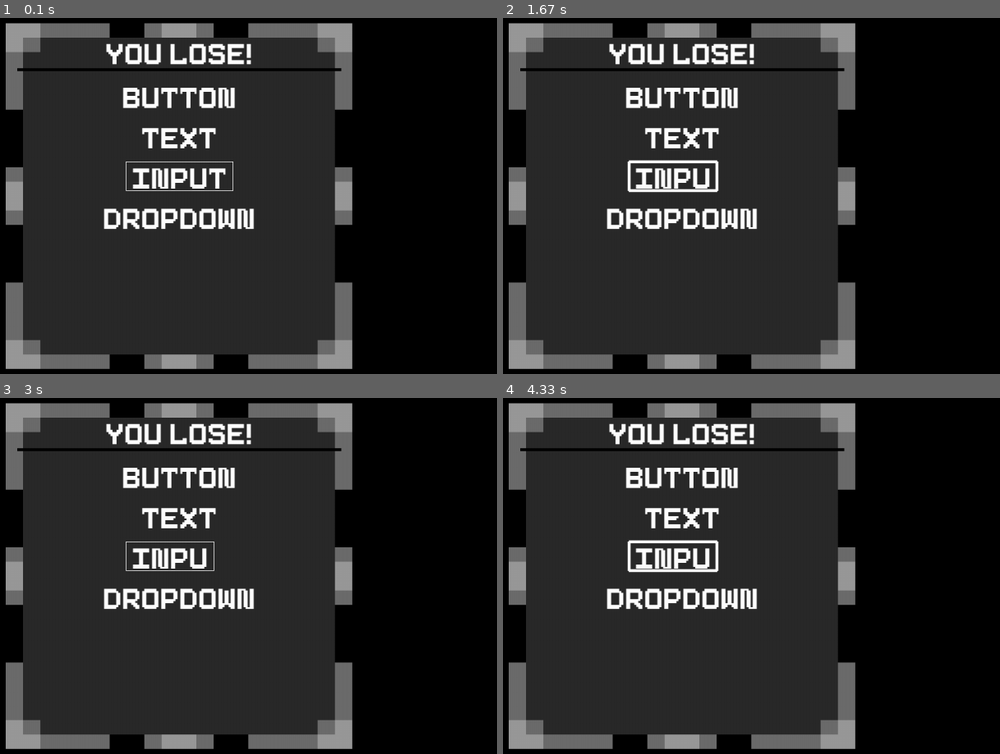
Above: before the commit, frames 1-4 (two rows, left to right).
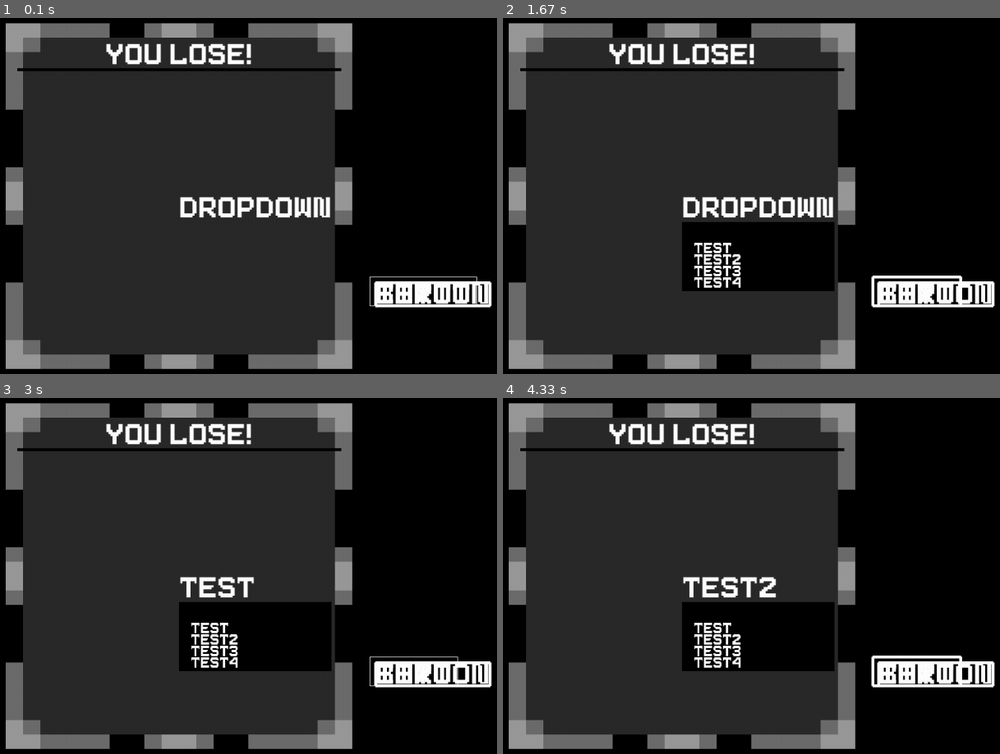
Above: after the commit, the same moments.

Repository: Th3Catalyst/pygameGUI
Game: pygame game, started from example.py
Same seed, same stepped clock (60 frames per second), same inputs: the game is played once before the commit and once after it.
Inputs (mouse positions are in pixels of both pictures, inside the frame that each line leads up to):
- Up to frame 1 (0.1 s): no input
- Up to frame 2 (1.67 s): click "Input" at 0.38 s; click (791, 213) at 0.72 s; click "Input" at 1.05 s; hold Backspace from 1.33 s (still down)
- Up to frame 3 (3 s): release Backspace at 1.8 s; press the mouse at (412, 675) at 1.87 s; move the mouse to (183, 668) at 1.97 s; release the mouse at (outside the picture) at 2.1 s; click "Inpu" at 2.22 s; press the mouse at (213, 650) at 2.53 s; move the mouse to (149, 515) at 2.63 s; release the mouse at (outside the picture) at 2.77 s; click (208, 629) at 2.88 s, where only the run after the commit has a clickable "test"
- Up to frame 4 (4.33 s): click "Inpu" at 3.22 s; press the mouse at (915, 675) at 3.53 s; move the mouse to (731, 689) at 3.63 s; release the mouse at (542, 711) at 3.77 s; click (716, 640) at 3.88 s, where only the run after the commit has a clickable "test2"; click "Inpu" at 4.22 s

The runs differ from the first frame. In frame 1, 5.8% of the frame differs, in the area x 20-100%, y 19-82%; in frame 2, 12%; in frame 3, 11%; in frame 4, 11%.

Commit message:
starting on stuff for margins and CSSSSSSSSSSSSS

Diff:
--- a/pygameGUI.py
+++ b/pygameGUI.py
@@ -1,7 +1,7 @@
 import pygame
 
 #set to false by default, true allows me to test features
-debug = False
+debug = True
 if debug and __name__=="__main__":
     #make a new screen
     pygame.init()
@@ -14,7 +14,7 @@
 
 
 class Menu(pygame.sprite.Sprite): #base menu class
-    def __init__(self, title, titlecolor, font, width, height, color="red", image = None, pos=(0,0),hrcolor="black"):
+    def __init__(self, title, titlecolor, font, width, height, color="red", image = None, pos=(0,0),hrcolor="black", anchor="nw"):
         super().__init__() #makes the menu a sprite
 
         #makes a rectangle the size of the sprite and fills it with the specified color if the user requested it
@@ -35,13 +35,34 @@
         self.height = height #height of the menu
         self.sprites = Manager() #group that all the objects of the menu are in
         self.titlecolor = titlecolor #color of the menu ttitle
-        self.rect.x = pos[0] #x of the top left of the menu
-        self.rect.y = pos[1] #y of the top left of the menu
+        match anchor.lower():
+            case "nw":
+                self.anchor = (0,0)
+            case "ne":
+                self.anchor = (-self.rect.width,0)
+            case "n":
+                self.anchor = (-self.rect.width/2,0)
+            case "w":
+                self.anchor = (-self.rect.width/2,0)
+            case "center":
+                self.anchor = (-self.rect.width/2,-self.rect.height/2)
+            case "e":
+                self.anchor = (-self.rect.width,-self.rect.height/2)
+            case "sw":
+                self.anchor = (0,-self.rect.height)
+            case "s":
+                self.anchor = (-self.rect.width/2,-self.rect.height)
+            case "se":
+                self.anchor = (-self.rect.width,-self.rect.height)
+
+        self.rect.x, self.rect.y = pos[0] +self.anchor[0], pos[1]+self.anchor[1]
         self.hrcolor = hrcolor #color of he line separtating the title from the menu elements
 
         #text input variables
         self.selectedInput = None #text input that is selected
         self.caps = False #capslock variable
+
+        self.listAmt = 0
 
     def draw(self, screen): #draw function
         screen.blit(self.image, self.rect) #draws the menu background
@@ -66,8 +87,13 @@
     def add(self, sprite): #function to add an element to a menu
         self.sprites.add(sprite)
         #puts the element below the previous one
-        sprite.rect.x = self.rect.x + (self.width - sprite.rect.width) / 2
-        sprite.rect.y = self.rect.y + 70*(len(self.sprites)+1) -30
+        if not sprite.pos:
+            self.listAmt +=1
+            sprite.rect.x = self.rect.x + (self.width - sprite.rect.width) / 2
+            sprite.rect.y = self.rect.y + 70*(self.listAmt+1) - 30
+        else:
+            sprite.rect.x = self.rect.x + sprite.pos[0] + sprite.anchor[0]
+            sprite.rect.y = self.rect.y + sprite.pos[1] + sprite.anchor[1]
 
     def click(self): #function that handles menu element clicks for buttons
         #mkaes a list of the sprites that were clicked
@@ -181,7 +207,7 @@
 
 
 class Text(pygame.sprite.Sprite): #text object class
-    def __init__(self, text, font, color, pos=(0,0)):
+    def __init__(self, text, font, color, pos=None, anchor="nw"):
         super().__init__() #mkaes it a sprite
         self.font = font #text font
         self.text = text #the text string
@@ -189,13 +215,36 @@
         #renders the text
         self.image = self.font.render(self.text, True, self.color)
         self.rect = self.image.get_rect()
-        self.rect.x, self.rect.y = pos[0], pos[1]
+        match anchor.lower():
+            case "nw":
+                self.anchor = (0,0)
+            case "ne":
+                self.anchor = (-self.rect.width,0)
+            case "n":
+                self.anchor = (-self.rect.width/2,0)
+            case "w":
+                self.anchor = (-self.rect.width/2,0)
+            case "center":
+                self.anchor = (-self.rect.width/2,-self.rect.height/2)
+            case "e":
+                self.anchor = (-self.rect.width,-self.rect.height/2)
+            case "sw":
+                self.anchor = (0,-self.rect.height)
+            case "s":
+                self.anchor = (-self.rect.width/2,-self.rect.height)
+            case "se":
+                self.anchor = (-self.rect.width,-self.rect.height)
+        try:
+            self.rect.x, self.rect.y = pos[0] +self.anchor[0], pos[1]+self.anchor[1]
+        except Exception:
+            pass
+        self.pos = pos
 
     def draw(self, surface): #draw function
         surface.blit(self.image, self.rect)
 
 class Button(pygame.sprite.Sprite): #button object class
-    def __init__(self, text, font, color, pos=(0,0),command=None, isdropdown=False): #isdropdown is not used by users
+    def __init__(self, text, font, color, pos=None,command=None, isdropdown=False,anchor="nw"): #isdropdown is not used by users
         super().__init__() #makes it a sprite
         self.font = font # text font
         self.text = text #text string
@@ -205,13 +254,49 @@
         #renders the button
         self.image = self.font.render(self.text, True, self.color)
         self.rect = self.image.get_rect()
-        self.rect.x, self.rect.y = pos[0], pos[1]
+        self.rect = self.image.get_rect()
+        match anchor.lower():
+            case "nw":
+                self.anchor = (0,0)
+            case "ne":
+                self.anchor = (-self.rect.width,0)
+            case "n":
+                self.anchor = (-self.rect.width/2,0)
+            case "w":
+                self.anchor = (-self.rect.width/2,0)
+            case "center":
+                self.anchor = (-self.rect.width/2,-self.rect.height/2)
+            case "e":
+                self.anchor = (-self.rect.width,-self.rect.height/2)
+            case "sw":
+                self.anchor = (0,-self.rect.height)
+            case "s":
+                self.anchor = (-self.rect.width/2,-self.rect.height)
+            case "se":
+                self.anchor = (-self.rect.width,-self.rect.height)
+        try:
+            self.rect.x = pos[0] +self.anchor[0]
+            self.rect.y = pos[1]+self.anchor[1]
+
+        except Exception:
+            print(self.text)
+            pass
+        #self.rect.width += 10; self.rect.height += 10
+        self.pos = pos
+
 
     def draw(self, surface): #draw function
+        width = 5
+        #draws the border rectangle around the text input
+        pygame.draw.line(surface,self.color,(int(self.rect.x),int(self.rect.y)),(int(self.rect.x) + self.rect.width,int(self.rect.y)), width=width)
+        pygame.draw.line(surface,self.color,(int(self.rect.x) + self.rect.width,int(self.rect.y)),(int(self.rect.x) + self.rect.width,int(self.rect.y) + self.rect.height), width=width)
+        pygame.draw.line(surface,self.color,(int(self.rect.x) + self.rect.width,int(self.rect.y) + self.rect.height),(int(self.rect.x),int(self.rect.y) + self.rect.height), width=width)
+        pygame.draw.line(surface,self.color,(int(self.rect.x),int(self.rect.y) + self.rect.height),(int(self.rect.x),int(self.rect.y)), width=width)
+
         surface.blit(self.image, self.rect)
 
 class Dropdown(pygame.sprite.Sprite): #dropdown class
-    def __init__(self, text, font, color,bgcolor="white", pos=(0,0),values=[],scaleFactor=1):
+    def __init__(self, text, font, color,bgcolor="white", pos=None,values=[],scaleFactor=1,anchor="nw"):
         super().__init__() #makes it a sprite
         self.font = font #font for dropdown object and th emenu objects
         self.text = text #placeholder text string
@@ -222,7 +307,31 @@
         #renders the dropdown
         self.image = self.font.render(self.text, True, self.color)
         self.rect = self.image.get_rect()
-        self.rect.x, self.rect.y = pos[0], pos[1]
+        self.rect = self.image.get_rect()
+        match anchor.lower():
+            case "nw":
+                self.anchor = (0,0)
+            case "ne":
+                self.anchor = (-self.rect.width,0)
+            case "n":
+                self.anchor = (-self.rect.width/2,0)
+            case "w":
+                self.anchor = (-self.rect.width/2,0)
+            case "center":
+                self.anchor = (-self.rect.width/2,-self.rect.height/2)
+            case "e":
+                self.anchor = (-self.rect.width,-self.rect.height/2)
+            case "sw":
+                self.anchor = (0,-self.rect.height)
+            case "s":
+                self.anchor = (-self.rect.width/2,-self.rect.height)
+            case "se":
+                self.anchor = (-self.rect.width,-self.rect.height)
+        try:
+            self.rect.x, self.rect.y = pos[0] +self.anchor[0], pos[1]+self.anchor[1]
+        except Exception:
+            pass
+        self.pos = pos
         #mkaes the entries in the dropdown menu
         self.entries = []
 
@@ -259,7 +368,7 @@
                         group.add(e)
 
 class TextInput(pygame.sprite.Sprite): #text input class
-    def __init__(self, text, font, color, pos=(0,0)):
+    def __init__(self, text, font, color, pos=None, anchor="nw"):
         super().__init__() #makes it a sprite
         self.font = font #font color
         self.text = text #placeholder string
@@ -268,7 +377,31 @@
         #renders the text input
         self.image = self.font.render(self.text, True, self.color)
         self.rect = self.image.get_rect()
-        self.rect.x, self.rect.y = pos[0], pos[1]
+        self.rect = self.image.get_rect()
+        match anchor.lower():
+            case "nw":
+                self.anchor = (0,0)
+            case "ne":
+                self.anchor = (-self.rect.width,0)
+            case "n":
+                self.anchor = (-self.rect.width/2,0)
+            case "w":
+                self.anchor = (-self.rect.width/2,0)
+            case "center":
+                self.anchor = (-self.rect.width/2,-self.rect.height/2)
+            case "e":
+                self.anchor = (-self.rect.width,-self.rect.height/2)
+            case "sw":
+                self.anchor = (0,-self.rect.height)
+            case "s":
+                self.anchor = (-self.rect.width/2,-self.rect.height)
+            case "se":
+                self.anchor = (-self.rect.width,-self.rect.height)
+        try:
+            self.rect.x, self.rect.y = pos[0] +self.anchor[0], pos[1]+self.anchor[1]
+        except Exception:
+            pass
+        self.pos = pos
 
     def draw(self, surface): #draw function
         if self.selected: #makes the border thicker if its selected
@@ -287,22 +420,22 @@
 
 
 if debug and __name__ == "__main__": #runs if im debugging
-    test_button = Button("Test", font, (255, 255, 255), (640, 450), lambda: print("test")) #test button
+    test_button = Button("Test", font, (255, 255, 255), command=lambda: print("test")) #test button
 
     #test menu
     bg = Menu("You Lose!", "white", font, 600, 600,"red")
     bg.rect.x = 300
-    bg.rect.y = 200
+    bg.rect.y = 100
     all_sprites.add(bg)
 
     #adds the test button and a test text object to the menu
     bg.add(test_button)
-    bg.add(Text("Test", font, (255, 255, 255), (640, 450)))
+    bg.add(Text("Test", font, (255, 255, 255), (300, 600), anchor="s"))
 
     man = Manager() #makes a test input manager
 
-    d = Dropdown("dropdown", font, "white", "black", (300,300),["test","test2","test3","test4"], scaleFactor=0.5) #makes a test dropdown
-    ti = TextInput("Test", font, (255, 255, 255), (640, 450)) #test text inoput
+    d = Dropdown("dropdown", font, "white", "black",values=["test","test2","test3","test4"], scaleFactor=0.5) #makes a test dropdown
+    ti = TextInput("Test", font, (255, 255, 255)) #test text inoput
     #adds the text input and dropdown to the menu
     bg.add(ti)
     bg.add(d)
